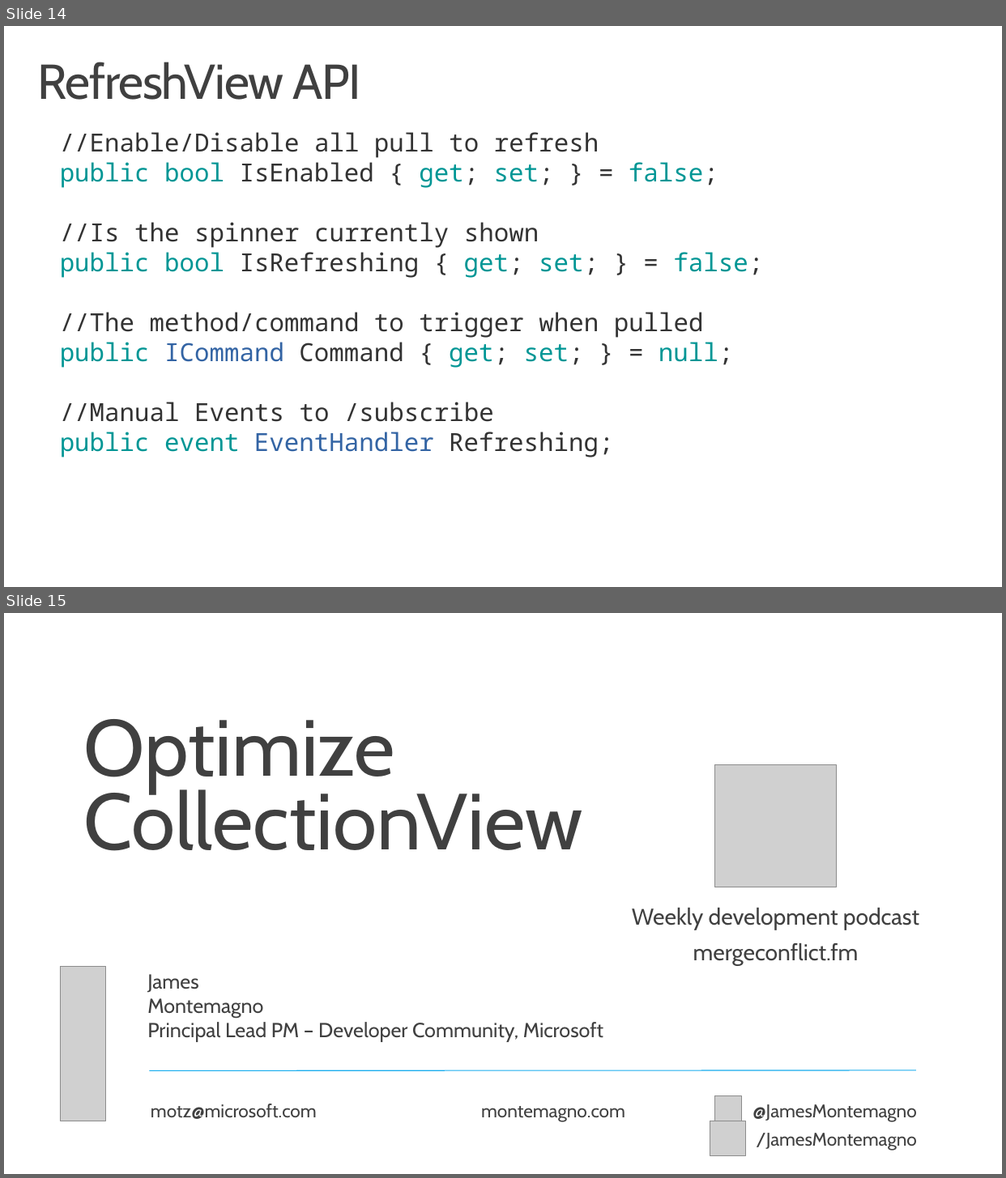
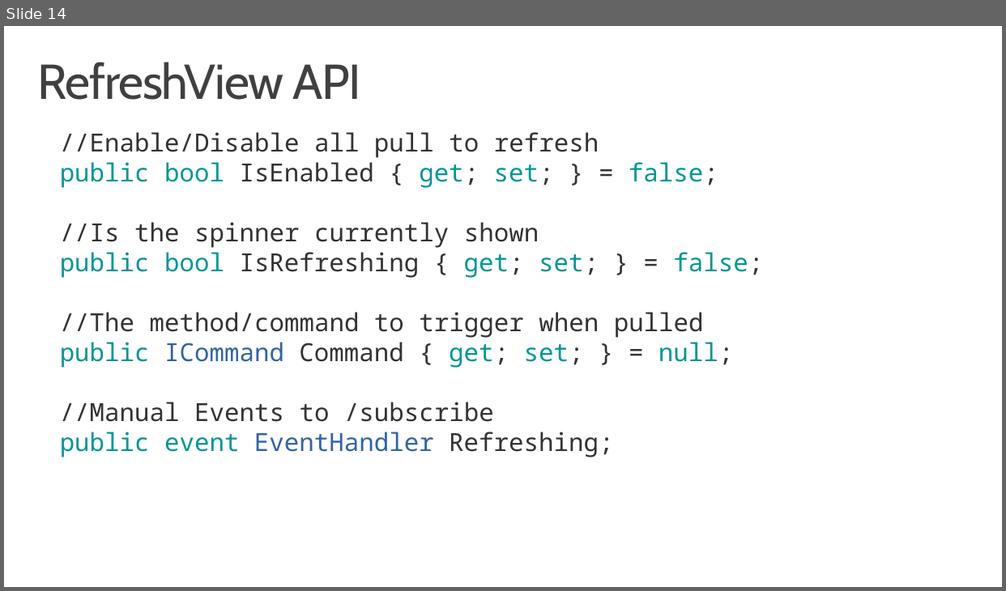
Before and after one commit to aritchie/talks, a slide deck: 2022-09-28_mauiworkshop_msftreactor/Workshop5 - CollectionView.pptx. Shown one above the other, each under a label of ours: slides 14 and 15 before the commit, slide 14 after it. The pictures are 1006x1178 and 1006x591 pixels, drawn with LibreOffice and Linux fonts; fonts in the diff are those of the drawing; grey boxes stand for pictures; background and template pictures are left out. Boxes give left, top, right and bottom in pixels: in the first picture for what was removed or moved away, otherwise in the second. Text is boxed around its words. In the diff, an @@ line names an element or a change of style, - is before the commit and + after.

```diff
--- a/2022-09-28_mauiworkshop_msftreactor/Workshop5 - CollectionView.pptx
+++ b/2022-09-28_mauiworkshop_msftreactor/Workshop5 - CollectionView.pptx
@@ slide 15 removed at [4, 613, 1002, 1174], background #FFFFFF @@
@@ text removed at [84, 719, 583, 851] @@
-Optimize
-CollectionView
@@ picture removed at [714, 765, 837, 887] @@
@@ text removed at [632, 908, 919, 965] @@
-Weekly development podcast
-mergeconflict.fm
@@ picture removed at [60, 966, 106, 1122] @@
@@ text removed at [147, 974, 603, 1042] @@
-James
-Montemagno
-Principal Lead PM – Developer Community, Microsoft
@@ line removed from (149, 1071) to (917, 1071) @@
@@ picture removed at [714, 1096, 741, 1122] @@
@@ text removed at [151, 1104, 317, 1119] @@
-motz@microsoft.com
@@ text removed at [481, 1106, 625, 1122] @@
-montemagno.com
@@ picture removed at [710, 1122, 746, 1157] @@
@@ text removed at [752, 1105, 917, 1151] @@
-@JamesMontemagno
-/JamesMontemagno
```
Also in this commit, not shown: 1 slide changed, 1 slide added, 1 other file.
